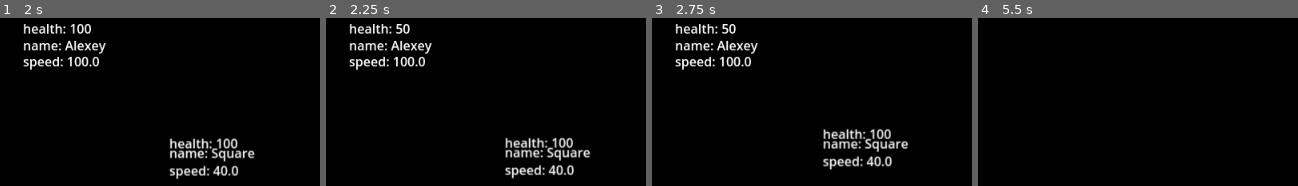
Above: before the commit, frames 1-4 (left to right).
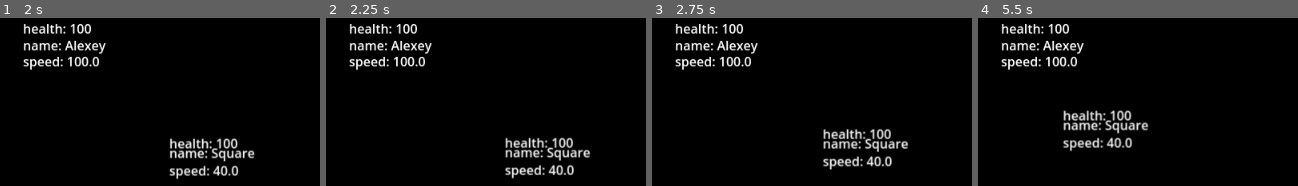
Above: after the commit, the same moments.

Repository: xxxxx-community/TheAihopGG-godot-wild-jam-80
Game: Godot game, scene res://scenes/objects/world/world.tscn
Same seed, same stepped clock (60 frames per second), same inputs: the game is played once before the commit and once after it.
Inputs (mouse positions are in pixels of both pictures, inside the frame that each line leads up to):
- Up to frame 1 (2 s): move the mouse to (outside the picture) at 0.52 s; hold Up (move_up) from 0.53 s (still down); click (outside the picture) at 0.6 s; move the mouse to (278, 155) at 1.27 s; tap 1 (select_weapon_1) at 1.35 s; click (278, 155) at 1.55 s
- Up to frame 2 (2.25 s): move the mouse to (outside the picture) at 2.02 s; release Up (move_up) at 2.03 s; hold A (move_left) from 2.03 s (still down); tap 2 (select_weapon_2) at 2.1 s
- Up to frame 3 (2.75 s): keep holding A (move_left); click (outside the picture) at 2.3 s
- Up to frame 4 (5.5 s): move the mouse to (1058, 83) at 2.77 s; tap 3 (select_weapon_3) at 2.85 s; click (1058, 83) at 3.05 s; move the mouse to (outside the picture) at 3.52 s; release A (move_left) at 3.53 s; hold Down (move_down) 3.53-4.28 s; click (outside the picture) at 3.6 s; move the mouse to (1192, 60) at 4.27 s; hold D (move_right) 4.28-5.03 s; click (1192, 60) at 4.35 s; move the mouse to (outside the picture) at 5.02 s; hold Up (move_up) from 5.03 s (still down); tap 1 (select_weapon_1) at 5.1 s; click (outside the picture) at 5.3 s

Frame 1 is identical in both runs. In frame 2, 0.2% of the frame differs, in the area x 21-29%, y 3-10%; in frame 3, 0.2%; in frame 4, 5.2%, in the area x 7-54%, y 3-80%.
Error before the commit: Invalid access to property or key 'global_position' on a base object of type 'previously freed'. (res://scenes/characters/enemies/square_enemy/square_enemy.gd:…

Commit message:
fix: shooting

Diff:
--- a/scenes/characters/player/player.gd
+++ b/scenes/characters/player/player.gd
@@ -20,7 +20,7 @@
 	move_direction = Input.get_vector("move_left", "move_right", "move_up", "move_down")
 	if Input.is_action_just_pressed("shoot"):
 		if weapons:
-			weapons[total_weapon_index]._shoot(get_global_mouse_position(), ["enemy"])
+			weapons[total_weapon_index]._shoot((get_global_mouse_position() - global_position).normalized(), ["enemy"])
 	if Input.is_action_just_pressed("select_weapon_1"):
 		total_weapon_index = 0
 	if Input.is_action_just_pressed("select_weapon_2"):
--- a/scenes/objects/bullets/bullet/bullet.gd
+++ b/scenes/objects/bullets/bullet/bullet.gd
@@ -12,16 +12,14 @@
 
 var move_direction: Vector2
 var target_groups: Array[String]
-var target_global_position: Vector2
 var parent: Character
 
 signal lifetime_expired()
 signal hit(character: Character)
 
 func _ready():
+	look_at(move_direction)
 	global_position = parent.global_position
-	move_direction = (target_global_position - global_position).normalized()
-	look_at(target_global_position)
 	lifetime_timer.start(lifetime)
 
 func _process(_delta):
--- a/scenes/objects/weapons/weapon/weapon.gd
+++ b/scenes/objects/weapons/weapon/weapon.gd
@@ -12,13 +12,19 @@
 func _ready():
 	assert(bullet)
 
-func _shoot(target_vector: Vector2, target_groups: Array[String]):
+func get_shoot_directions(target_vector: Vector2) -> Array[Vector2]:
+	return [target_vector]
+
+func _shoot(target_direction: Vector2, target_groups: Array[String]):
 	if can_shoot:
-		var bullet_instance: Bullet = bullet.instantiate()
-		bullet_instance.target_groups = target_groups
-		bullet_instance.target_global_position = target_vector
-		bullet_instance.parent = parent
-		add_child(bullet_instance)
+		for direction in get_shoot_directions(target_direction):
+			var bullet_instance = bullet.instantiate()
+
+			bullet_instance.target_groups = target_groups
+			bullet_instance.parent = parent
+			bullet_instance.move_direction = direction
+
+			add_child(bullet_instance)
 		can_shoot = false
 		duration_timer.start(duration)
 
